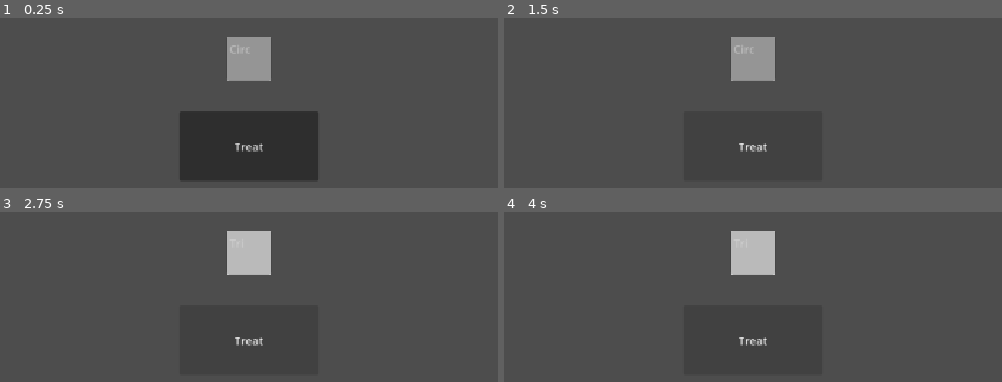
Above: before the commit, frames 1-4 (two rows, left to right).
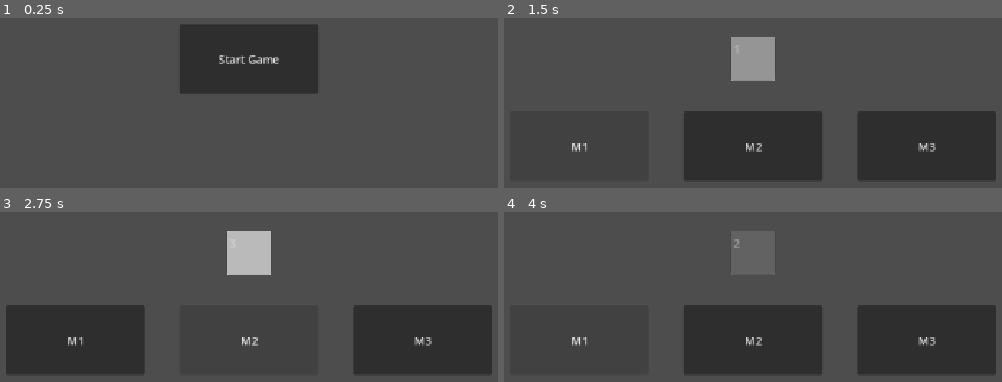
Above: after the commit, the same moments.

Repository: TPODanzig/Sint-Verona
Game: Godot game, scene res://MainMenu.tscn
The game is run twice, just before and just after one commit, with the same random seed, the same clock (stepped at 60 frames per second) and the same inputs. Before the commit the project starts from res://main.tscn.
Inputs (mouse positions are in pixels of both pictures, inside the frame that each line leads up to):
- Up to frame 1 (0.25 s): no input
- Up to frame 2 (1.5 s): click "Treat" (after the commit: "Start Game") at 0.5 s; click "Treat" (after the commit: "M1") at 1.25 s
- Up to frame 3 (2.75 s): click (249, 341) at 2 s, where only the run after the commit has a clickable "M2"
- Up to frame 4 (4 s): click (927, 341) at 2.75 s, where only the run after the commit has a clickable "M3"; click "Treat" (after the commit: "M1") at 3.5 s

The runs differ from the first frame. In frame 1, 22% of the frame differs, in the area x 36-64%, y 4-96%; in frame 2, 11%; in frame 3, 23%, in the area x 1-99%, y 54-96%; in frame 4, 14%.
Error before the commit: Invalid access to property or key 'clicks' on a base object of type 'Nil'. (res://InteractButton.gd:35)
Error after the commit: Invalid access to property or key 'clicks' on a base object of type 'Nil'. (res://gamemanager.gd:51)

Commit message:
Baic gameloop and gameplay made

Diff:
--- a/sint-verona(Godot)/CentreNPC.gd
+++ /dev/null
@@ -1,4 +0,0 @@
-extends ColorRect
-
-func _ready() -> void:
-	global_position = get_viewport_rect().size / 2. - Vector2(32, 32)
--- a/sint-verona(Godot)/InteractButton.gd
+++ b/sint-verona(Godot)/InteractButton.gd
@@ -1,35 +1,19 @@
 extends Button
 
-var player_id: String
-var save_path := "user://player_id.save"
+@export var ButtonIndex: int
 
 
 func _ready() -> void:
-	global_position = Vector2(get_viewport_rect().size.x / 2 - 100, 400)
-	if FileAccess.file_exists(save_path):
-		var f = FileAccess.open(save_path, FileAccess.READ)
-		player_id = f.get_line()
-		f.close()
-	else:
-		player_id = str(Time.get_unix_time_from_system()) + "-" + str(randi())
-		var f = FileAccess.open(save_path, FileAccess.WRITE)
-		f.store_line(player_id)
-		f.close()
+	global_position = Vector2(get_viewport_rect().size.x / 2 - 100 + ((ButtonIndex - 2) * 250) , 400)
 
 
 func _on_pressed() -> void:
 	GameManager.currentNPC.queue_free()
 	GameManager.currentNPC = null
 
-	var http := HTTPRequest.new()
-	add_child(http)
-	http.request_completed.connect(_on_request_completed)
-	http.request(
-		"http://localhost:1922/api/players/%s/click" % player_id,
-		[], HTTPClient.METHOD_POST
-	)
+	GameManager.TreatedNPCs = GameManager.TreatedNPCs + 1
 
-
-func _on_request_completed(result, code, headers, body):
-	var data = JSON.parse_string(body.get_string_from_utf8())
-	print("clicks: ", data.clicks)
+	if (GameManager.ActiveNPCRating == ButtonIndex):
+		GameManager.UploadData = true
+	else:
+		GameManager._WrongChoiceSound()
--- /dev/null
+++ b/sint-verona(Godot)/MainMenu.tscn
@@ -0,0 +1,13 @@
+[gd_scene format=3 uid="uid://mfugc0sgfipv"]
+
+[ext_resource type="Script" uid="uid://dlw2ufibp4jp5" path="res://StartGame.gd" id="1_i26rj"]
+
+[node name="Node2D" type="Node2D" unique_id=951187844]
+
+[node name="Button" type="Button" parent="." unique_id=289488616]
+offset_right = 200.0
+offset_bottom = 100.0
+text = "Start Game"
+script = ExtResource("1_i26rj")
+
+[connection signal="button_down" from="Button" to="Button" method="_on_pressed"]
--- /dev/null
+++ b/sint-verona(Godot)/NPCScript.gd
@@ -0,0 +1,16 @@
+class_name NPCScript
+extends Node2D
+
+var ThisNPCRating
+
+func _ready() -> void:
+	global_position = get_viewport_rect().size / 2. - Vector2(32, 32)
+
+
+func _process(delta: float) -> void:
+	if ThisNPCRating != GameManager.ActiveNPCRating:
+		ThisNPCRating = GameManager.ActiveNPCRating
+		_textChange()
+
+func _textChange():
+	get_child(0).get_child(0).text = str(ThisNPCRating)
--- /dev/null
+++ b/sint-verona(Godot)/StartGame.gd
@@ -0,0 +1,9 @@
+extends Button
+
+
+func _ready() -> void:
+	global_position = get_viewport_rect().size / 2. - Vector2(100, 50)
+
+
+func _on_pressed() -> void:
+	get_tree().change_scene_to_file("res://main.tscn")
--- a/sint-verona(Godot)/circ.tscn
+++ b/sint-verona(Godot)/circ.tscn
@@ -1,14 +1,14 @@
 [gd_scene format=3 uid="uid://5h76wwwrbkem"]
 
-[ext_resource type="Script" uid="uid://bx7nhxxu27m18" path="res://CentreNPC.gd" id="1_smjb2"]
+[ext_resource type="Script" uid="uid://bx7nhxxu27m18" path="res://NPCScript.gd" id="1_smjb2"]
 
 [node name="Circ" type="Node2D" unique_id=1494428461]
+script = ExtResource("1_smjb2")
 
 [node name="ColorRect" type="ColorRect" parent="." unique_id=1011950294]
 offset_right = 64.0
 offset_bottom = 64.0
 color = Color(0.7919991, 0.79199916, 0.7919991, 1)
-script = ExtResource("1_smjb2")
 
 [node name="TextEdit" type="TextEdit" parent="ColorRect" unique_id=1645998295]
 layout_mode = 1
--- a/sint-verona(Godot)/gamemanager.gd
+++ b/sint-verona(Godot)/gamemanager.gd
@@ -1,4 +1,55 @@
 class_name GameManager
 extends Node2D
 
+var player_id: String
+var save_path := "user://player_id.save"
+
+static var WrongChoiceSound
+
 static var currentNPC
+static var ActiveNPCRating
+static var UploadData = false
+
+static var TreatedNPCs: int = 0
+static var EndGame: bool = false
+
+func _ready() -> void:
+	WrongChoiceSound = get_child(0)
+
+	if FileAccess.file_exists(save_path):
+		var f = FileAccess.open(save_path, FileAccess.READ)
+		player_id = f.get_line()
+		f.close()
+	else:
+		player_id = str(Time.get_unix_time_from_system()) + "-" + str(randi())
+		var f = FileAccess.open(save_path, FileAccess.WRITE)
+		f.store_line(player_id)
+		f.close()
+
+func _process(delta: float) -> void:
+	if (TreatedNPCs > 4):
+		EndGame = true
+
+	if (EndGame == true):
+		get_tree().change_scene_to_file("res://MainMenu.tscn")
+
+	if (UploadData == true):
+		_uploadData()
+		UploadData = false
+
+func _uploadData():
+	var http := HTTPRequest.new()
+	add_child(http)
+	http.request_completed.connect(_on_request_completed)
+	http.request(
+		"http://localhost:1922/api/players/%s/click" % player_id,
+		[], HTTPClient.METHOD_POST
+	)
+
+func _on_request_completed(result, code, headers, body):
+	var data = JSON.parse_string(body.get_string_from_utf8())
+	print("clicks: ", data.clicks)
+
+
+static func _WrongChoiceSound():
+	WrongChoiceSound.play()
--- a/sint-verona(Godot)/main.tscn
+++ b/sint-verona(Godot)/main.tscn
@@ -3,6 +3,7 @@
 [ext_resource type="Script" uid="uid://d1hnqrox2n714" path="res://npc_spawner.gd" id="1_ig7tw"]
 [ext_resource type="Script" uid="uid://cbuntlmnkjymi" path="res://gamemanager.gd" id="2_0xm2m"]
 [ext_resource type="Script" uid="uid://3pkykgcnrfgv" path="res://InteractButton.gd" id="2_h2yge"]
+[ext_resource type="AudioStream" uid="uid://823omgd3v82m" path="res://WrongSound.mp3" id="4_1bvp3"]
 
 [node name="Main" type="Node2D" unique_id=1096472369]
 
@@ -11,14 +12,34 @@
 
 [node name="PlayerInteraction" type="Node2D" parent="." unique_id=1711839701]
 
-[node name="Button" type="Button" parent="PlayerInteraction" unique_id=1413649396]
+[node name="M1" type="Button" parent="PlayerInteraction" unique_id=1413649396]
 offset_right = 200.0
 offset_bottom = 100.0
-text = "Treat"
+text = "M1"
 script = ExtResource("2_h2yge")
+ButtonIndex = 1
+
+[node name="M2" type="Button" parent="PlayerInteraction" unique_id=905149699]
+offset_right = 200.0
+offset_bottom = 100.0
+text = "M2"
+script = ExtResource("2_h2yge")
+ButtonIndex = 2
+
+[node name="M3" type="Button" parent="PlayerInteraction" unique_id=1660015750]
+offset_right = 200.0
+offset_bottom = 100.0
+text = "M3"
+script = ExtResource("2_h2yge")
+ButtonIndex = 3
 
 [node name="Gamemanager" type="Node2D" parent="." unique_id=510477899]
 script = ExtResource("2_0xm2m")
 
-[connection signal="pressed" from="PlayerInteraction/Button" to="NPC Spawner" method="_on_button_pressed"]
-[connection signal="pressed" from="PlayerInteraction/Button" to="PlayerInteraction/Button" method="_on_pressed"]
+[node name="IncorrectSound" type="AudioStreamPlayer2D" parent="Gamemanager" unique_id=266935913]
+stream = ExtResource("4_1bvp3")
+
+[connection signal="pressed" from="PlayerInteraction/M1" to="NPC Spawner" method="_on_button_pressed"]
+[connection signal="pressed" from="PlayerInteraction/M1" to="PlayerInteraction/M1" method="_on_pressed"]
+[connection signal="pressed" from="PlayerInteraction/M2" to="PlayerInteraction/M2" method="_on_pressed"]
+[connection signal="pressed" from="PlayerInteraction/M3" to="PlayerInteraction/M3" method="_on_pressed"]
--- a/sint-verona(Godot)/npc_spawner.gd
+++ b/sint-verona(Godot)/npc_spawner.gd
@@ -6,8 +6,11 @@
 	preload("res://sqar.tscn")
 ]
 
-func _ready() -> void:
-	pass
+var NPCRating: Array[int] = [
+	1,
+	2,
+	3
+]
 
 
 func _process(delta: float) -> void:
@@ -19,3 +22,4 @@
 	var NPC = NPCLooks[randf_range(0, len(NPCLooks))].instantiate()
 	GameManager.currentNPC = NPC
 	add_child(NPC)
+	GameManager.ActiveNPCRating = NPCRating[randf_range(0, len(NPCRating))]
--- a/sint-verona(Godot)/project.godot
+++ b/sint-verona(Godot)/project.godot
@@ -11,7 +11,7 @@
 [application]
 
 config/name="Sint Verona"
-run/main_scene="uid://nnlpggygsi0m"
+run/main_scene="uid://mfugc0sgfipv"
 config/features=PackedStringArray("4.7", "Forward Plus")
 config/icon="res://icon.svg"
 
--- a/sint-verona(Godot)/sqar.tscn
+++ b/sint-verona(Godot)/sqar.tscn
@@ -1,14 +1,14 @@
 [gd_scene format=3 uid="uid://dpbah4jf6kak2"]
 
-[ext_resource type="Script" uid="uid://bx7nhxxu27m18" path="res://CentreNPC.gd" id="1_7hubk"]
+[ext_resource type="Script" uid="uid://bx7nhxxu27m18" path="res://NPCScript.gd" id="1_7hubk"]
 
 [node name="Sqar" type="Node2D" unique_id=1494428461]
+script = ExtResource("1_7hubk")
 
 [node name="ColorRect" type="ColorRect" parent="." unique_id=1011950294]
 offset_right = 64.0
 offset_bottom = 64.0
 color = Color(0.50534403, 0.5053441, 0.50534403, 1)
-script = ExtResource("1_7hubk")
 
 [node name="TextEdit" type="TextEdit" parent="ColorRect" unique_id=1365344727]
 layout_mode = 1
--- a/sint-verona(Godot)/tri.tscn
+++ b/sint-verona(Godot)/tri.tscn
@@ -1,13 +1,13 @@
 [gd_scene format=3 uid="uid://cc0v21jg2sdny"]
 
-[ext_resource type="Script" uid="uid://bx7nhxxu27m18" path="res://CentreNPC.gd" id="1_ld1ru"]
+[ext_resource type="Script" uid="uid://bx7nhxxu27m18" path="res://NPCScript.gd" id="1_ld1ru"]
 
 [node name="Tri" type="Node2D" unique_id=1494428461]
+script = ExtResource("1_ld1ru")
 
 [node name="ColorRect" type="ColorRect" parent="." unique_id=1011950294]
 offset_right = 64.0
 offset_bottom = 64.0
-script = ExtResource("1_ld1ru")
 
 [node name="TextEdit" type="TextEdit" parent="ColorRect" unique_id=1503798868]
 layout_mode = 1
Renamed: sint-verona(Godot)/CentreNPC.gd.uid -> sint-verona(Godot)/NPCScript.gd.uid
Not shown, added: sint-verona(Godot)/StartGame.gd.uid
Not shown, added: sint-verona(Godot)/WrongSound.mp3.import
Not shown, added: sint-verona(Godot)/WrongSound.mp3
